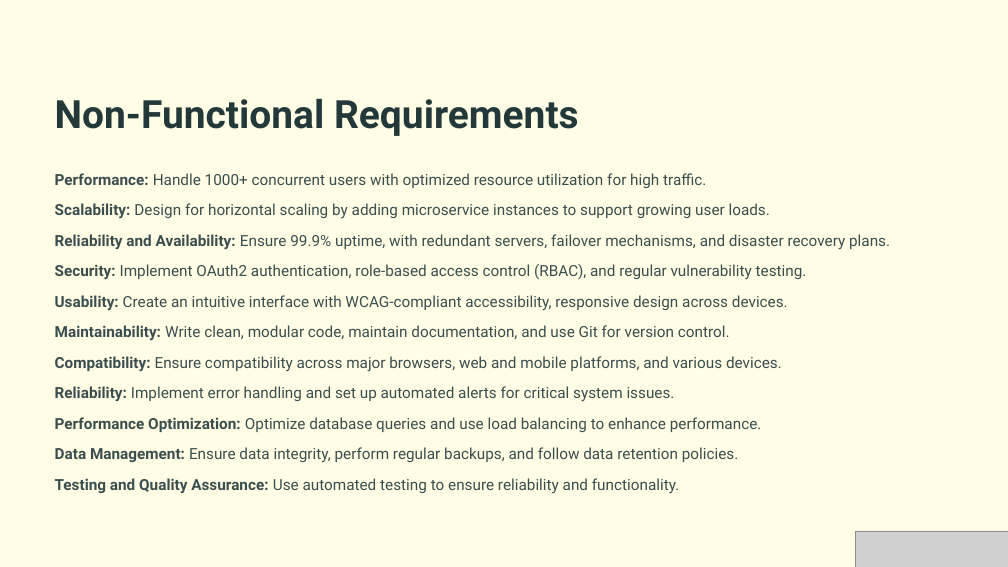
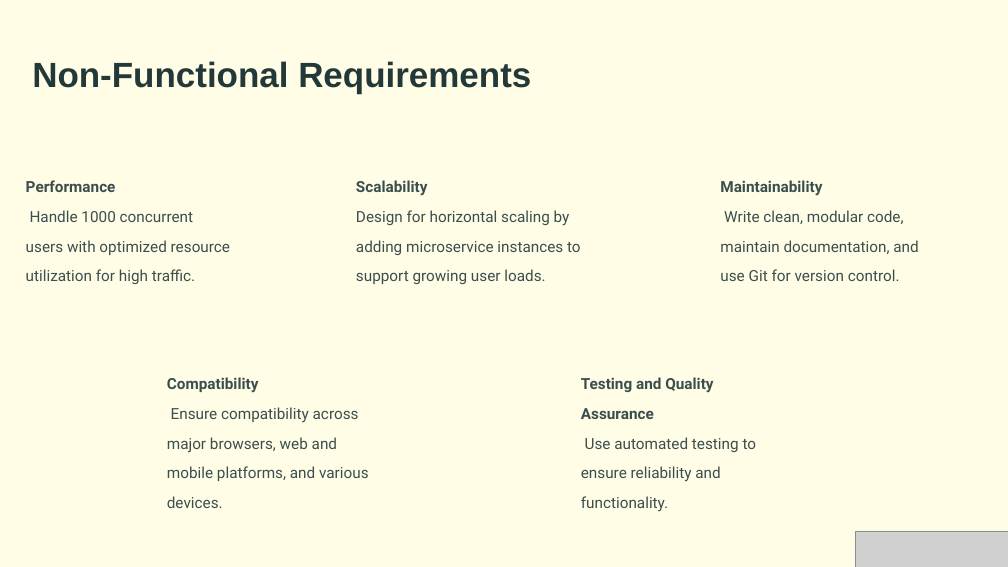
Before and after one commit to Danielbet21/Ambulo, a slide deck: slide 7 of Documents/Ambulo-Your-Personalized-Hiking-Companion.pptx (slide 6 before the commit). Drawn at 1008x567 pixels with LibreOffice and Linux fonts; fonts in the diff are those of the drawing; grey boxes stand for pictures; background and template pictures are left out. Boxes give left, top, right and bottom in pixels: in the first picture for what was removed or moved away, otherwise in the second. Text is boxed around its words. In the diff, an @@ line names an element or a change of style, - is before the commit and + after.

Commit message:
presentation final

```diff
--- a/Documents/Ambulo-Your-Personalized-Hiking-Companion.pptx
+++ b/Documents/Ambulo-Your-Personalized-Hiking-Companion.pptx
@@ text "Non-Functional Requirements": place and size @@
-text "Non-Functional Requirements" at [55, 98, 579, 136]
+text "Non-Functional Requirements" at [32, 61, 531, 93]
@@ text "Non-Functional Requirements" at [32, 61, 531, 93]: size 44.5 to 40 pt, font Roboto to Arial @@
@@ text at [26, 180, 230, 284]: text changed @@
-Performance: Handle 1000+ concurrent users with optimized resource utilization for high traffic.
+Performance
+Handle 1000 concurrent users with optimized resource utilization for high traffic.
@@ text at [356, 180, 581, 284]: text changed @@
-Scalability: Design for horizontal scaling by adding microservice instances to support growing user loads.
+Scalability
+Design for horizontal scaling by adding microservice instances to support growing user loads.
@@ text at [720, 180, 918, 281]: text changed @@
-Maintainability: Write clean, modular code, maintain documentation, and use Git for version control.
+Maintainability
+Write clean, modular code, maintain documentation, and use Git for version control.
@@ text removed at [55, 234, 890, 250] @@
-Reliability and Availability: Ensure 99.9% uptime, with redundant servers, failover mechanisms, and disaster recovery plans.
@@ text removed at [55, 264, 807, 280] @@
-Security: Implement OAuth2 authentication, role-based access control (RBAC), and regular vulnerability testing.
@@ text removed at [55, 295, 788, 311] @@
-Usability: Create an intuitive interface with WCAG-compliant accessibility, responsive design across devices.
@@ text removed at [55, 386, 675, 402] @@
-Reliability: Implement error handling and set up automated alerts for critical system issues.
@@ text at [167, 377, 369, 508]: text changed @@
-Compatibility: Ensure compatibility across major browsers, web and mobile platforms, and various devices.
+Compatibility
+Ensure compatibility across major browsers, web and mobile platforms, and various devices.
@@ text at [581, 377, 757, 511]: text changed @@
-Testing and Quality Assurance: Use automated testing to ensure reliability and functionality.
+Testing and Quality Assurance
+Use automated testing to ensure reliability and functionality.
@@ text removed at [55, 417, 762, 432] @@
-Performance Optimization: Optimize database queries and use load balancing to enhance performance.
@@ text removed at [55, 447, 739, 463] @@
-Data Management: Ensure data integrity, perform regular backups, and follow data retention policies.
```
Also in this commit, not shown: 9 other slides changed, 1 slide added, 1 slide removed.
